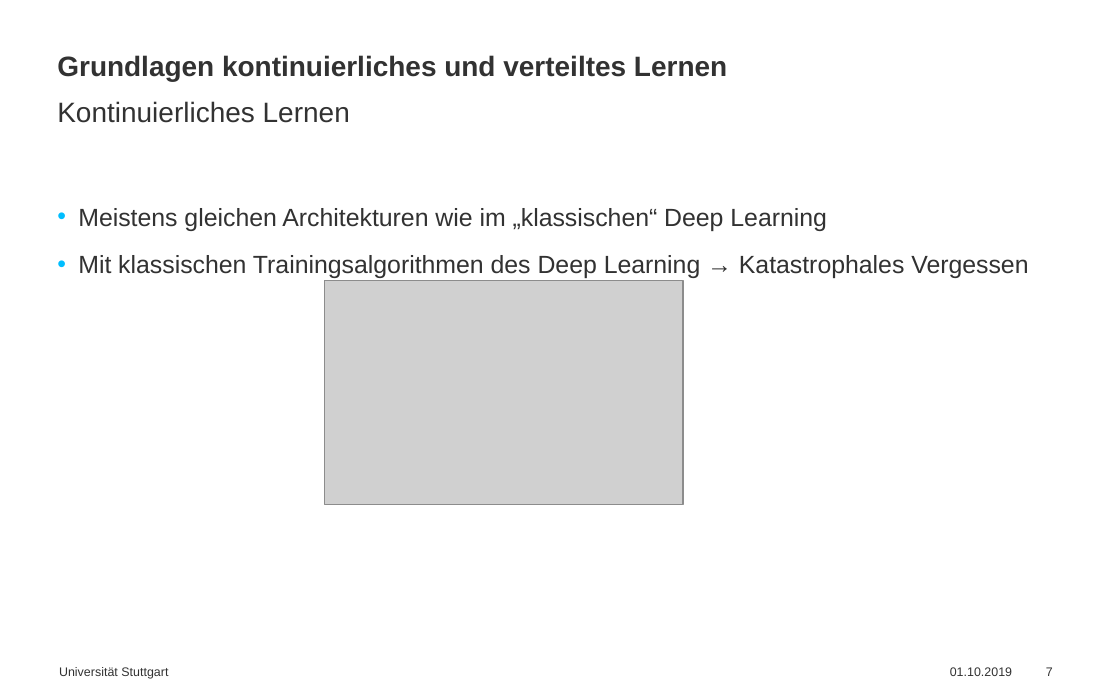
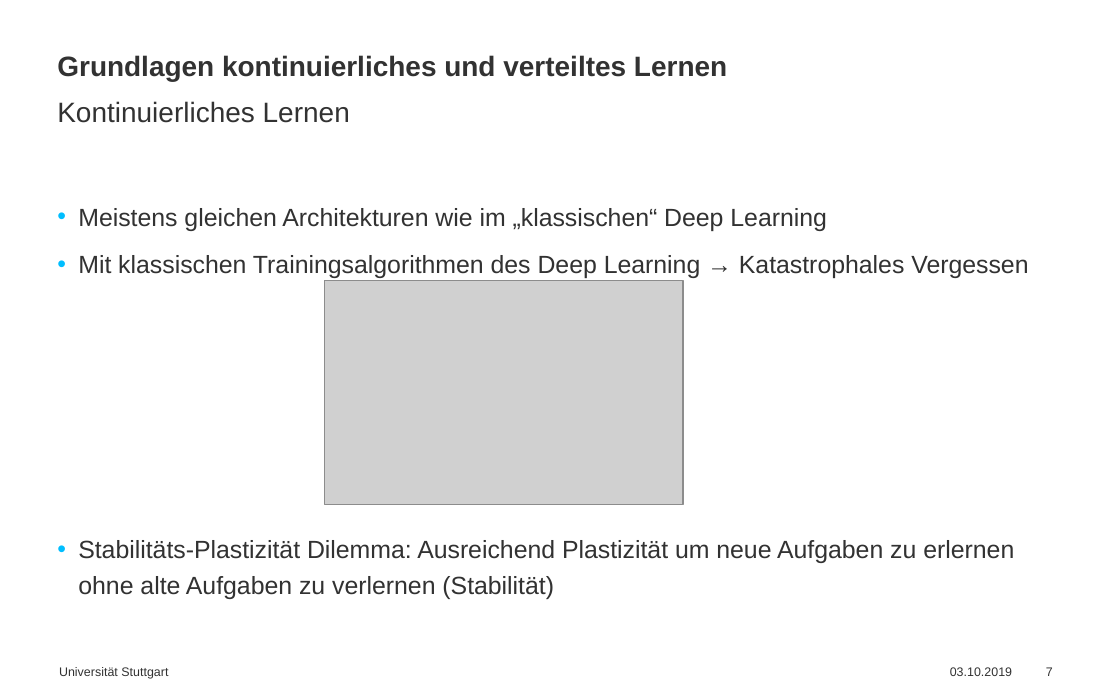
Before and after one commit to simonbuerste/Masterarbeit, a slide deck: slide 7 of Praesentationen/Abschlussvortrag.pptx. Drawn at 1120x700 pixels with LibreOffice and Linux fonts; fonts in the diff are those of the drawing; grey boxes stand for pictures. Boxes give left, top, right and bottom in pixels: in the first picture for what was removed or moved away, otherwise in the second. Text is boxed around its words. In the diff, an @@ line names an element or a change of style, - is before the commit and + after.

```diff
--- a/Praesentationen/Abschlussvortrag.pptx
+++ b/Praesentationen/Abschlussvortrag.pptx
@@ text at [78,540,1014,599]: paragraph added @@
+• Stabilitäts-Plastizität Dilemma: Ausreichend Plastizität um neue Aufgaben zu erlernen ohne alte Aufgaben zu verlernen (Stabilität)
@@ text at [950,667,1012,676]: text changed @@
-01.10.2019
+03.10.2019
```
Also in this commit, not shown: 4 other slides changed, 15 slides added.
